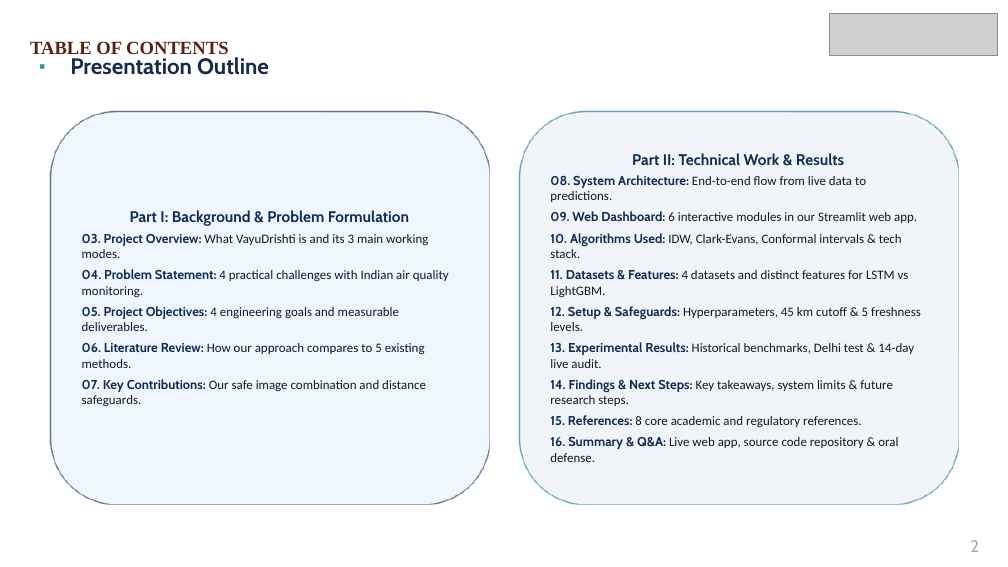
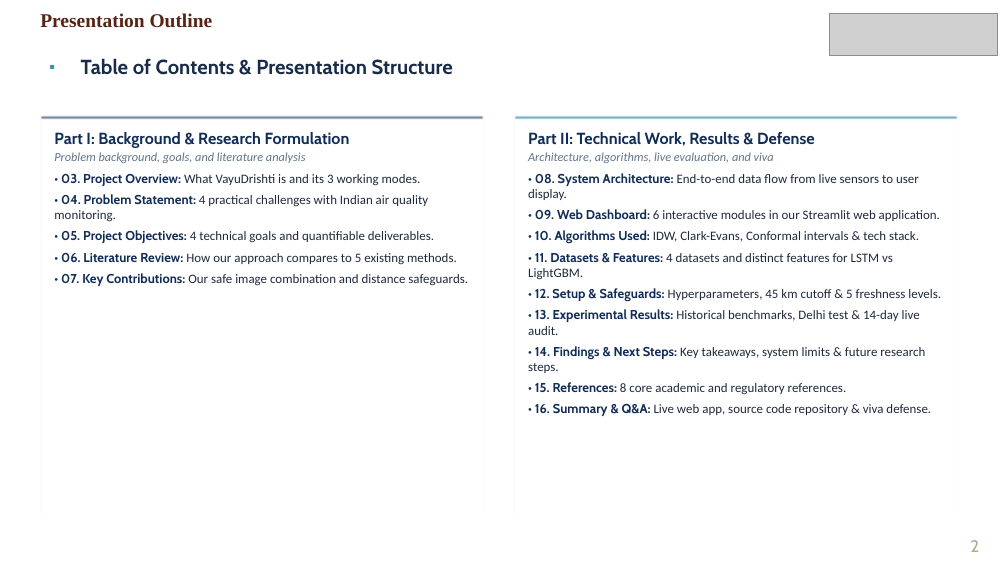
Before and after one commit to Rushyasree/Multimodal_airquality_prediction, a slide deck: slide 2 of docs/VayuDrishti_Final_Review_Simple_Language.pptx. Drawn at 1008x567 pixels with LibreOffice and Linux fonts; fonts in the diff are those of the drawing; grey boxes stand for pictures; background and template pictures are left out. Boxes give left, top, right and bottom in pixels: in the first picture for what was removed or moved away, otherwise in the second. Text is boxed around its words. In the diff, an @@ line names an element or a change of style, - is before the commit and + after.

Commit message:
Refactor presentation layout to executive university standard: eliminate amateur shapes, refine typography, align cards, and verify all 16 slides

```diff
--- a/docs/VayuDrishti_Final_Review_Simple_Language.pptx
+++ b/docs/VayuDrishti_Final_Review_Simple_Language.pptx
@@ text "Presentation Outline" moved from (x1=70, y1=57, x2=269, y2=75) to (x1=40, y1=13, x2=213, y2=28) @@
@@ text "Presentation Outline" at (x1=40, y1=13, x2=213, y2=28): size 16 to 14 pt, font Cabin to Times New Roman, text colour #182B49 to #572314; bullet ▪ to none; line spacing 1 to 0.8; less space between paragraphs @@
@@ text "Table of Contents & Presentation ..." at (x1=81, y1=58, x2=453, y2=75): vertical alignment middle to top @@
@@ text at (x1=81, y1=58, x2=453, y2=75): text changed; size 13.3 to 14.5 pt; font Times New Roman to Cabin; text colour #572314 to #182B49 @@
-TABLE OF CONTENTS
+▪ Table of Contents & Presentation Structure
@@ rectangle "Part I: Background & Research ..." resized from (x1=50, y1=111, x2=489, y2=504) to (x1=40, y1=116, x2=484, y2=514) @@
@@ rectangle "Part I: Background & Research ..." at (x1=40, y1=116, x2=484, y2=514): vertical alignment middle to top; rounded rectangle to rectangle; fill #EFF6FF to #FFFFFF; outline #102C57 1 pt to #E2E8F0 1 pt @@
@@ rectangle added at (x1=40, y1=116, x2=484, y2=120), fill #102C57 @@
@@ rectangle "Part II: Technical Work, Results ..." resized from (x1=519, y1=111, x2=958, y2=504) to (x1=514, y1=116, x2=958, y2=514) @@
@@ rectangle "Part II: Technical Work, Results ..." at (x1=514, y1=116, x2=958, y2=514): vertical alignment middle to top; rounded rectangle to rectangle; fill #F1F5F9 to #FFFFFF; outline #0E7490 1 pt to #E2E8F0 1 pt @@
@@ rectangle added at (x1=514, y1=116, x2=958, y2=120), fill #0E7490 @@
@@ text in rectangle at (x1=54, y1=132, x2=468, y2=286): text changed; text colour #0F172A to #1E293B @@
-Part I: Background & Problem Formulation
-03. Project Overview: What VayuDrishti is and its 3 main working modes.
-04. Problem Statement: 4 practical challenges with Indian air quality monitoring.
-05. Project Objectives: 4 engineering goals and measurable deliverables.
-06. Literature Review: How our approach compares to 5 existing methods.
-07. Key Contributions: Our safe image combination and distance safeguards.
+Part I: Background & Research Formulation
+Problem background, goals, and literature analysis
+• 03. Project Overview: What VayuDrishti is and its 3 working modes.
+• 04. Problem Statement: 4 practical challenges with Indian air quality monitoring.
+• 05. Project Objectives: 4 technical goals and quantifiable deliverables.
+• 06. Literature Review: How our approach compares to 5 existing methods.
+• 07. Key Contributions: Our safe image combination and distance safeguards.
@@ text in rectangle at (x1=528, y1=132, x2=941, y2=416): text changed; text colour #0F172A to #1E293B @@
-Part II: Technical Work & Results
-08. System Architecture: End-to-end flow from live data to predictions.
-09. Web Dashboard: 6 interactive modules in our Streamlit web app.
-10. Algorithms Used: IDW, Clark-Evans, Conformal intervals & tech stack.
-11. Datasets & Features: 4 datasets and distinct features for LSTM vs LightGBM.
-12. Setup & Safeguards: Hyperparameters, 45 km cutoff & 5 freshness levels.
-13. Experimental Results: Historical benchmarks, Delhi test & 14-day live audit.
-14. Findings & Next Steps: Key takeaways, system limits & future research steps.
-15. References: 8 core academic and regulatory references.
-16. Summary & Q&A: Live web app, source code repository & oral defense.
+Part II: Technical Work, Results & Defense
+Architecture, algorithms, live evaluation, and viva
+• 08. System Architecture: End-to-end data flow from live sensors to user display.
+• 09. Web Dashboard: 6 interactive modules in our Streamlit web application.
+• 10. Algorithms Used: IDW, Clark-Evans, Conformal intervals & tech stack.
+• 11. Datasets & Features: 4 datasets and distinct features for LSTM vs LightGBM.
+• 12. Setup & Safeguards: Hyperparameters, 45 km cutoff & 5 freshness levels.
+• 13. Experimental Results: Historical benchmarks, Delhi test & 14-day live audit.
+• 14. Findings & Next Steps: Key takeaways, system limits & future research steps.
+• 15. References: 8 core academic and regulatory references.
+• 16. Summary & Q&A: Live web app, source code repository & viva defense.
```
Also in this commit, not shown: 15 other slides changed, 36 other files.
